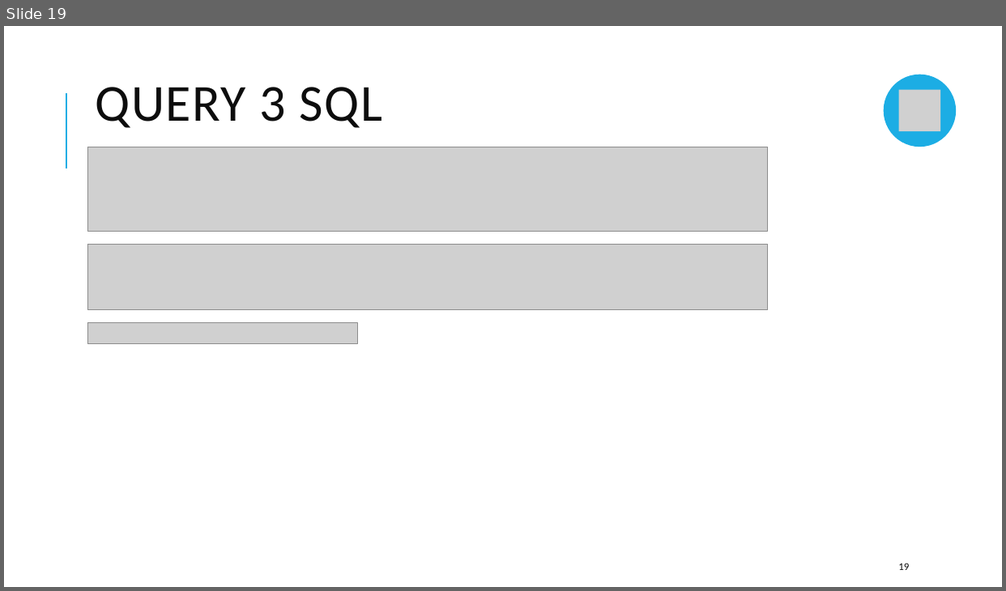
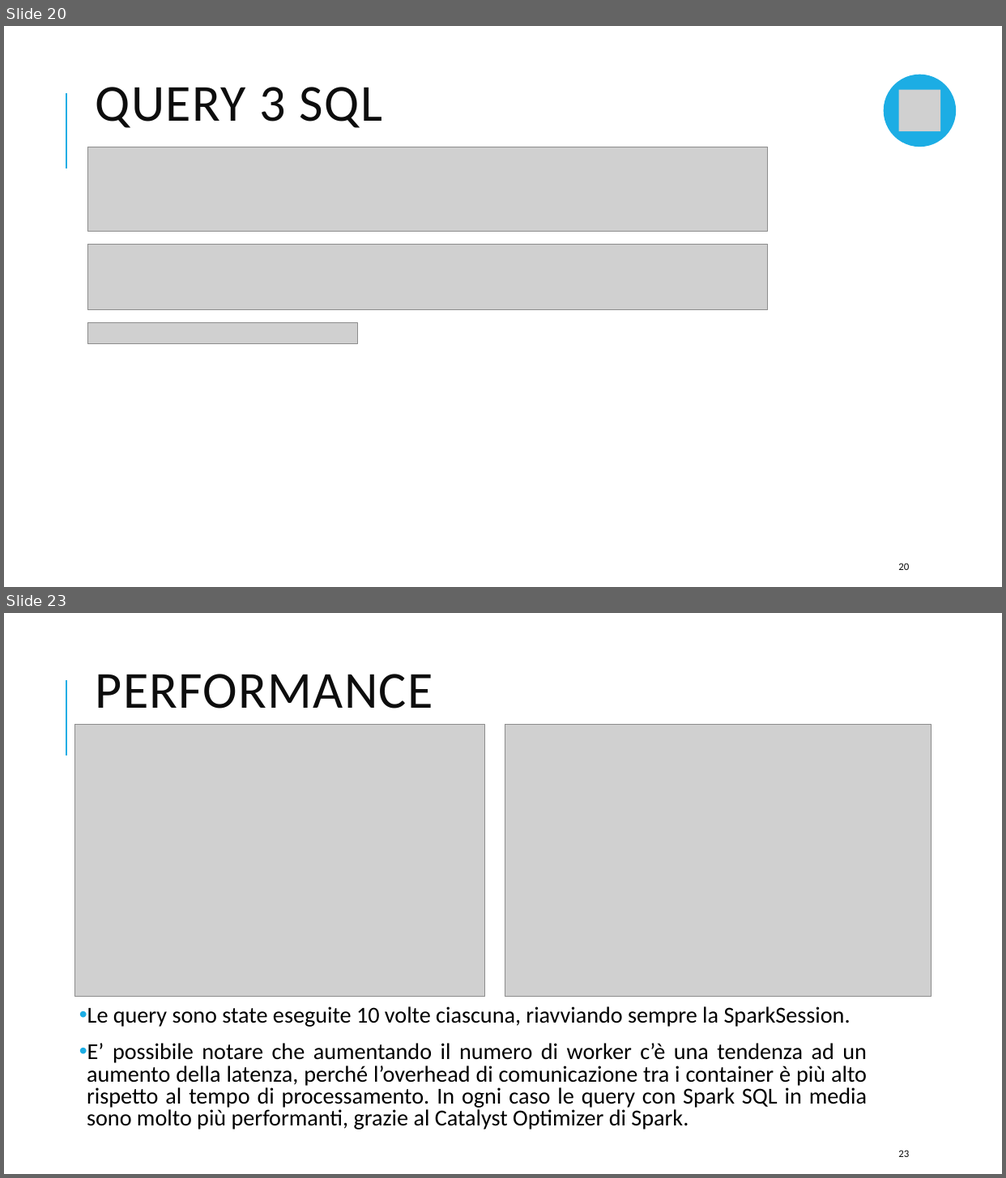
Before and after one commit to Diana0422/SABD-project1, a slide deck: Reports/SABD-presentazione1.pptx. Shown one above the other, each under a label of ours: slide 19 before the commit, slides 20 and 23 after it; the slides between them are not shown. The pictures are 1006x591 and 1006x1178 pixels, drawn with LibreOffice and Linux fonts; fonts in the diff are those of the drawing; grey boxes stand for pictures. Boxes give left, top, right and bottom in pixels: in the first picture for what was removed or moved away, otherwise in the second. Text is boxed around its words. In the diff, an @@ line names an element or a change of style, - is before the commit and + after.

```diff
--- a/Reports/SABD-presentazione1.pptx
+++ b/Reports/SABD-presentazione1.pptx
@@ slide 23 added at <box>4,613,1002,1174</box>, background #FFFFFF; not listed: 1 template element that a slide beside it also shows @@
@@ title added at <box>96,674,433,709</box>, 50 pt, text #0D0D0D @@
+PERFORMANCE
@@ picture added at <box>75,725,484,996</box> @@
@@ picture added at <box>505,725,931,996</box> @@
@@ text added at <box>87,1007,867,1130</box>, 22 pt, text #000000 @@
+• Le query sono state eseguite 10 volte ciascuna, riavviando sempre la SparkSession.
+• E’ possibile notare che aumentando il numero di worker c’è una tendenza ad un aumento della latenza, perché l’overhead di comunicazione tra i container è più alto rispetto al tempo di processamento. In ogni caso le query con Spark SQL in media sono molto più performanti, grazie al Catalyst Optimizer di Spark.
@@ page number added at <box>898,1150,909,1157</box>, 10 pt, text #0D0D0D @@
+23
@@ what was slide 19 is now slide 20 @@
@@ page number at <box>898,563,909,570</box>: text changed @@
-19
+20
```
Also in this commit, not shown: 8 slides changed, 2 other slides added, 1 slide removed, 1 other file.
